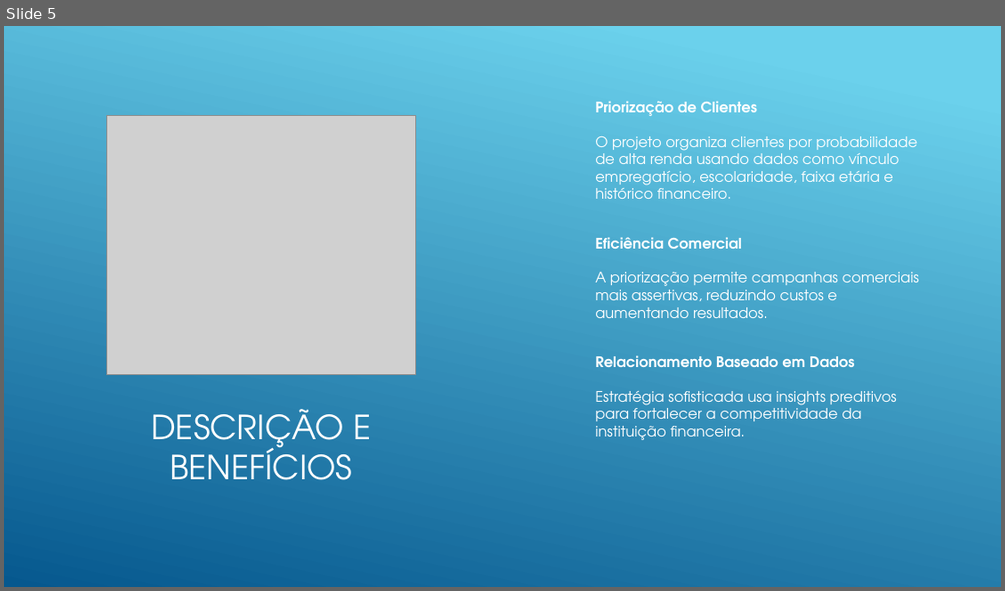
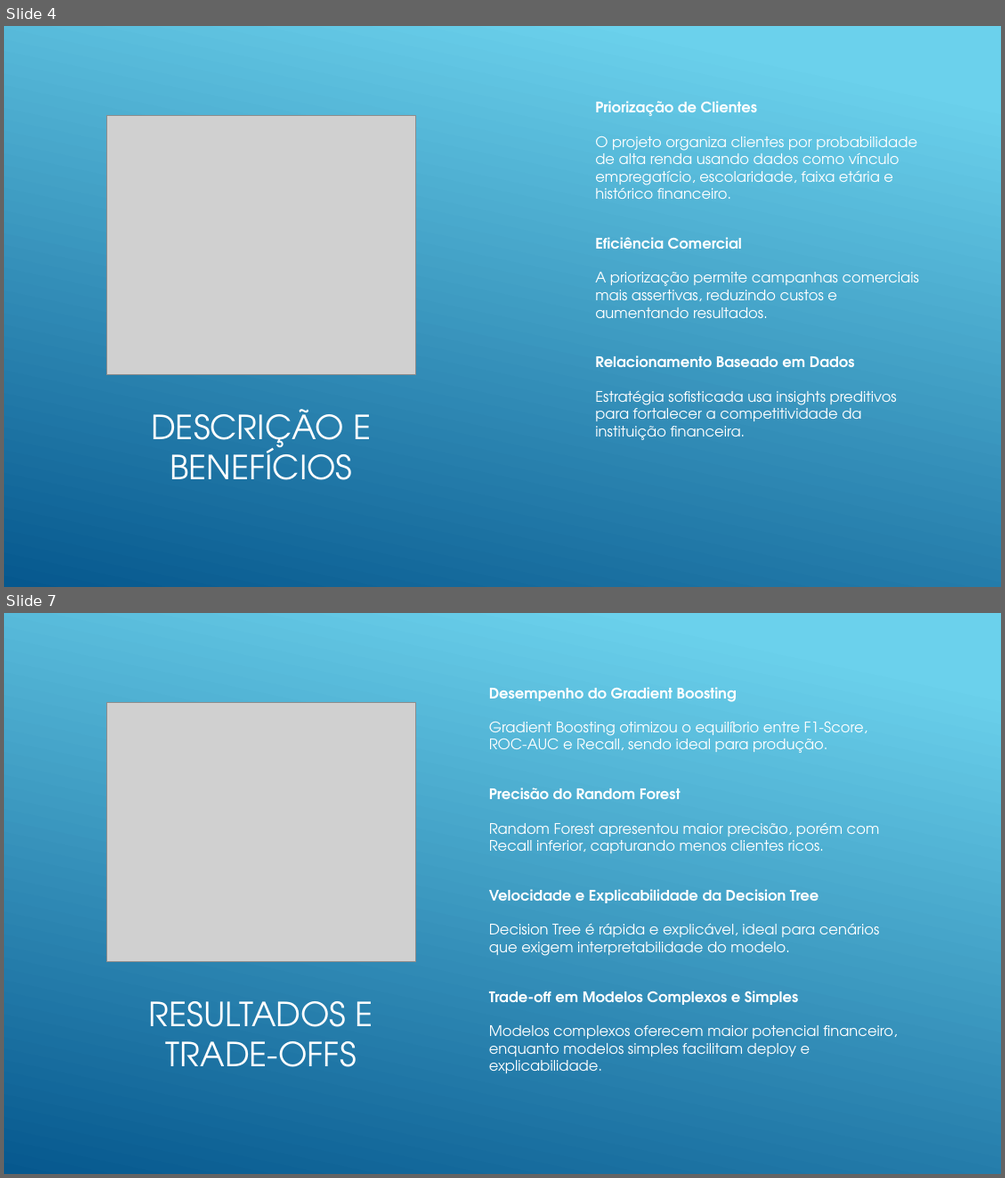
Before and after one commit to lincolngmc/caixaVersoGrupo5Modulo2, a slide deck: segmentacao_clientes_alta_renda.pptx. Shown one above the other, each under a label of ours: slide 5 before the commit, slides 4 and 7 after it; the slides between them are not shown. The pictures are 1005x591 and 1005x1178 pixels, drawn with LibreOffice and Linux fonts; fonts in the diff are those of the drawing; grey boxes stand for pictures. Boxes give left, top, right and bottom in pixels: in the first picture for what was removed or moved away, otherwise in the second. Text is boxed around its words. In the diff, an @@ line names an element or a change of style, - is before the commit and + after.

```diff
--- a/segmentacao_clientes_alta_renda.pptx
+++ b/segmentacao_clientes_alta_renda.pptx
@@ slide 7 added at [4, 613, 1001, 1174], background gradient #6ED2EB to #06588E @@
@@ text added at [489, 687, 897, 1073], 14 pt, text #FFFFFF @@
+Desempenho do Gradient Boosting
+  Gradient Boosting otimizou o equilíbrio entre F1-Score, ROC-AUC e Recall, sendo ideal para produção.
+Precisão do Random Forest
+  Random Forest apresentou maior precisão, porém com Recall inferior, capturando menos clientes ricos.
+Velocidade e Explicabilidade da Decision Tree
+  Decision Tree é rápida e explicável, ideal para cenários que exigem interpretabilidade do modelo.
+Trade-off em Modelos Complexos e Simples
+  Modelos complexos oferecem maior potencial financeiro, enquanto modelos simples facilitam deploy e explicabilidade.
@@ picture added at [107, 703, 416, 962] @@
@@ title added at [149, 1001, 373, 1067], 32 pt, text #FFFFFF @@
+RESULTADOS E TRADE-OFFS
@@ what was slide 5 is now slide 4 @@
```
Also in this commit, not shown: 4 slides changed, 3 other slides added, 11 slides removed, 1 other file.
